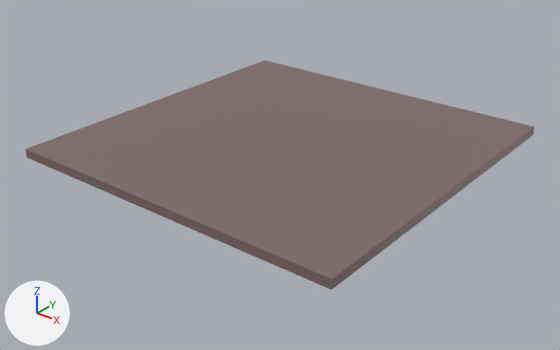
The FBX model src/Assets/Models/ground.fbx, before and after one commit.
Before and after are seen from a 50 mm camera at (23.9, -30.6, 16.8) aimed at (0.1, -0.9, -1.6). Every picture has the same lights, and +X, +Y and +Z are marked at lower left. Where no turn or scale is listed for an object, it has been applied to the vertices.

In view in the first picture: 'Ground1'.
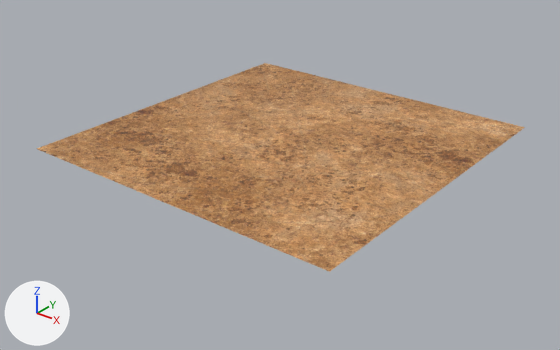
Pixel boxes [x1, y1, x2, y2] of what changed, in the pictures (560 x 350 px):
'Ground1', surface changed, reshaped (grey to orange, 9% shorter)
    before: [26, 60, 534, 290]
    after: [37, 63, 525, 272]

Patch to the scene script:
```diff
--- a/src/Assets/Models/ground.fbx.py
+++ b/src/Assets/Models/ground.fbx.py
@@ img_yuka_lambert1_basecolor_png @@
+img_yuka_lambert1_basecolor_png = load_image('yuka_lambert1_BaseColor.png', '_unpacked/yuka_lambert1_BaseColor.png', 1024, 1024, 'sRGB')
@@ mat_ground @@
 mat_ground = principled_material('Ground')
-mat_ground.base_color = (0.207, 0.142, 0.142)  # brown #7e6969
+mat_ground.texture = img_yuka_lambert1_basecolor_png
@@ me_mesh @@
 # used by ob_ground1; location = (0.0, 0.0, 0.0)
-me_mesh.from_pydata(...)  # 8 vertices, 6 faces; spans x -9.8..9.8, y -9.8..9.8, z -0.2..0.2
+me_mesh.from_pydata(...)  # 36 vertices, 25 faces; spans x -9.4..9.4, y -9.4..9.4, z 0.2
+# me_mesh part 1: the whole mesh is rebuilt
 me_mesh.materials.append(mat_ground)
```
